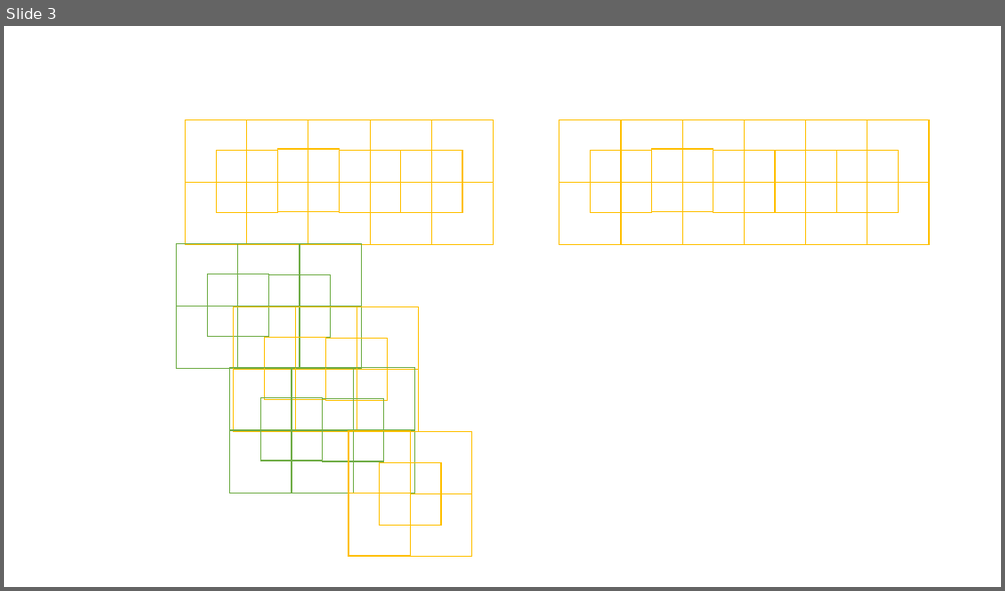
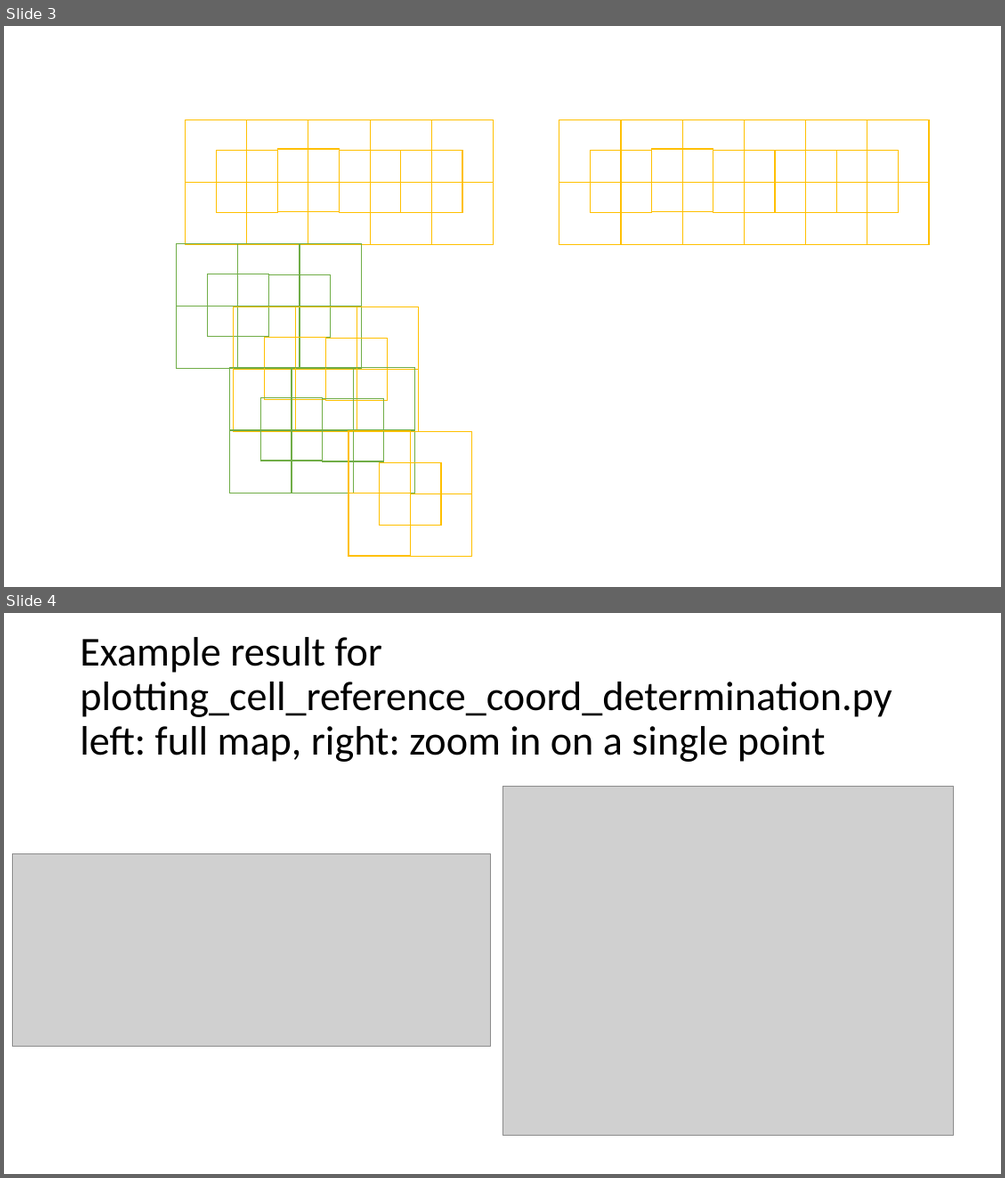
Before and after one commit to SarahZhang25/indonesia-deforestation, a slide deck: cells.pptx. Shown one above the other, each under a label of ours: slide 3 before the commit, slides 3 and 4 after it. The pictures are 1005x591 and 1005x1178 pixels, drawn with LibreOffice and Linux fonts; fonts in the diff are those of the drawing; grey boxes stand for pictures; background and template pictures are left out. Boxes give left, top, right and bottom in pixels: in the first picture for what was removed or moved away, otherwise in the second. Text is boxed around its words. In the diff, an @@ line names an element or a change of style, - is before the commit and + after.

```diff
--- a/cells.pptx
+++ b/cells.pptx
@@ slide 4 added at bbox=[4, 613, 1001, 1174], background #FFFFFF @@
@@ title added at bbox=[80, 637, 891, 762], 39.6 pt, text #000000 @@
+Example result for plotting_cell_reference_coord_determination.py
+left: full map, right: zoom in on a single point
@@ picture added at bbox=[502, 787, 954, 1135] @@
@@ picture added at bbox=[12, 854, 491, 1046] @@
```
Also in this commit, not shown: 2 slides changed, 37 other files.
